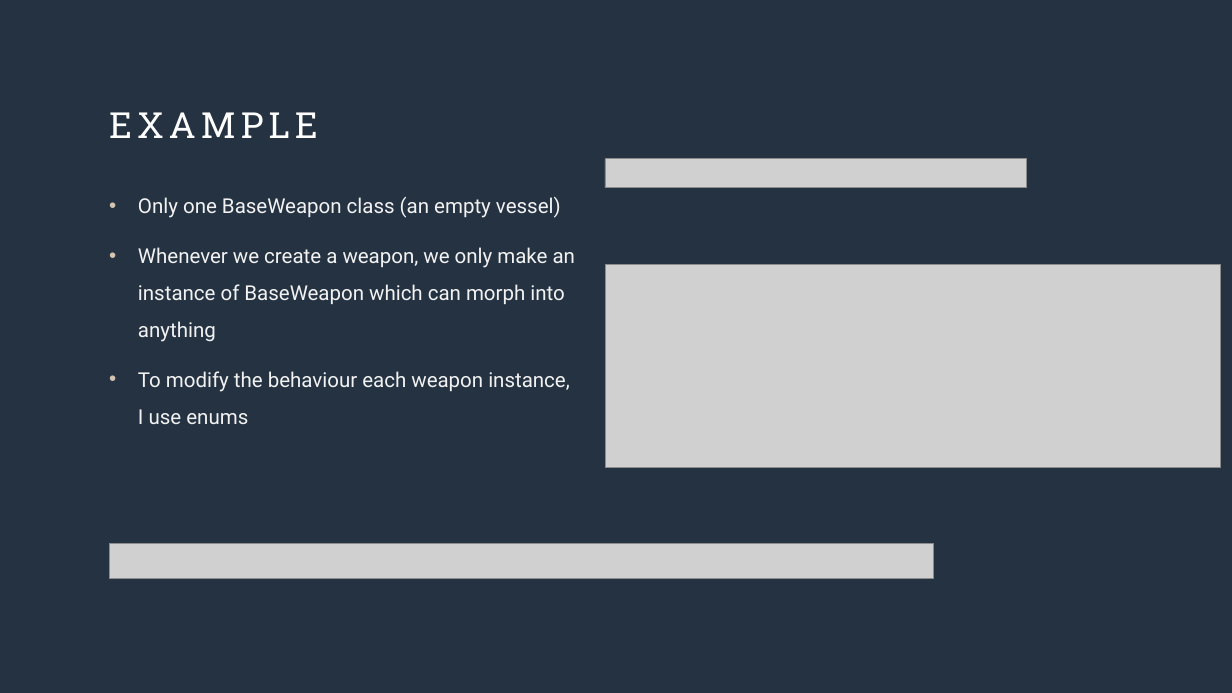
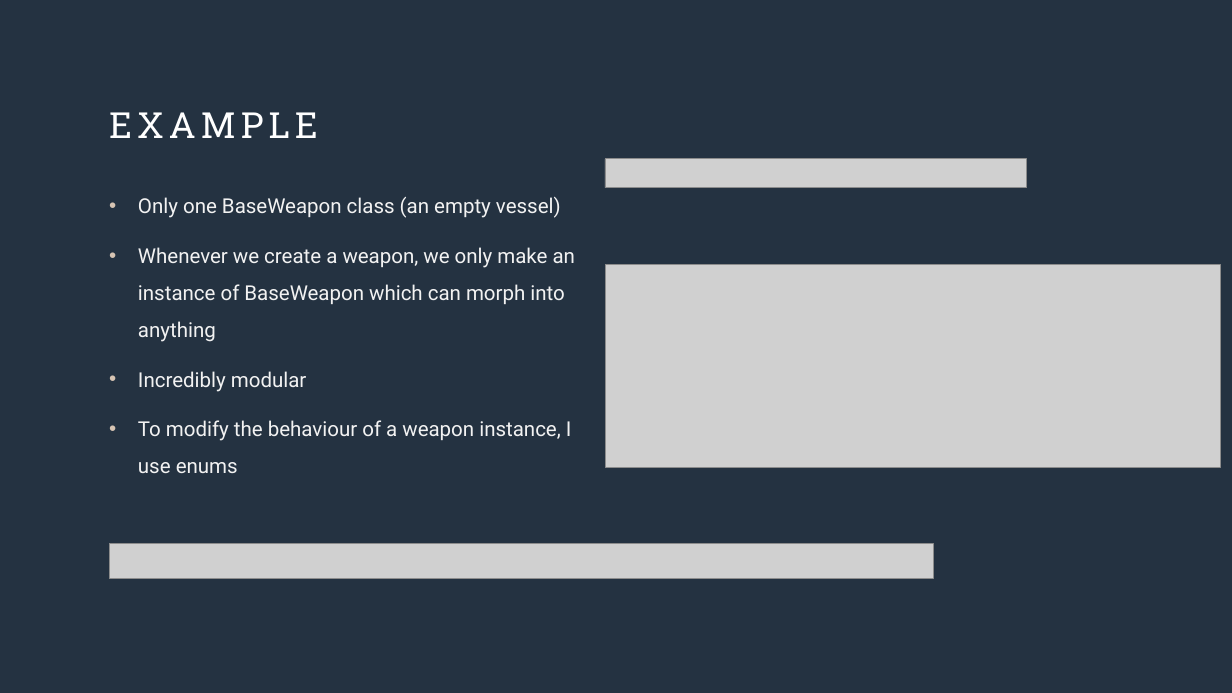
Before and after one commit to 4sela/cs332-assign, a slide deck: slide 11 of _Presentation/Presentation.pptx. Drawn at 1232x693 pixels with LibreOffice and Linux fonts; fonts in the diff are those of the drawing; grey boxes stand for pictures. Boxes give left, top, right and bottom in pixels: in the first picture for what was removed or moved away, otherwise in the second. Text is boxed around its words. In the diff, an @@ line names an element or a change of style, - is before the commit and + after.

```diff
--- a/_Presentation/Presentation.pptx
+++ b/_Presentation/Presentation.pptx
@@ text at (138,371,572,473): text changed @@
-• To modify the behaviour each weapon instance, I use enums
+• Incredibly modular
+• To modify the behaviour of a weapon instance, I use enums
```
Also in this commit, not shown: 5 other slides changed.
